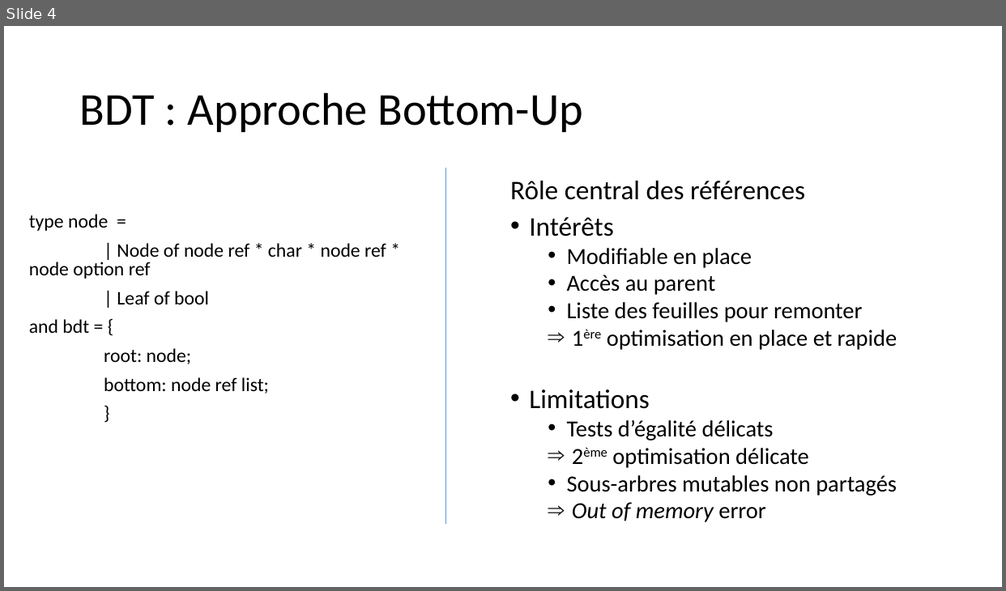
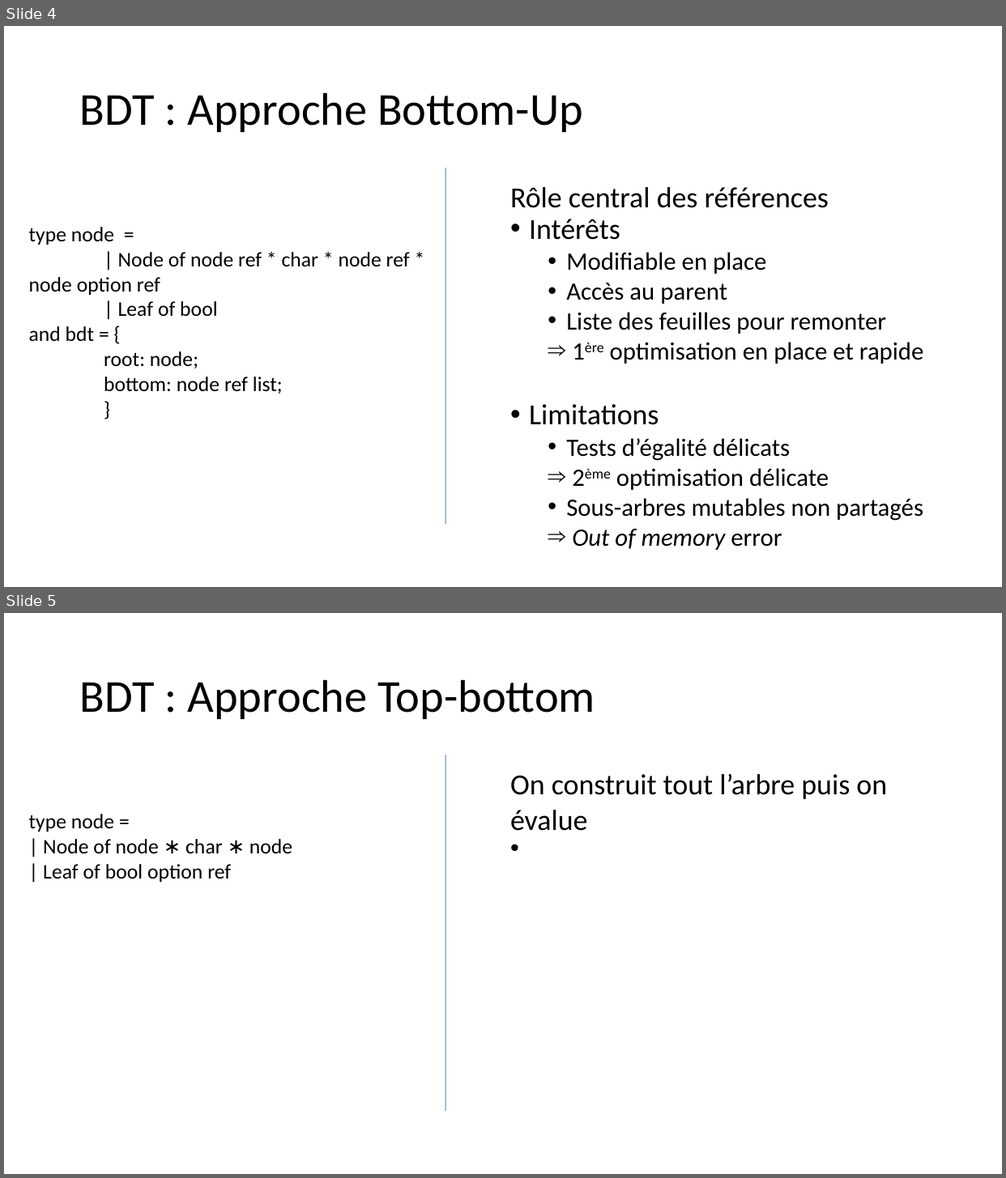
Before and after one commit to VinceDld/inf441_bdd_tetravex, a slide deck: Rapport/Soutenance orale.pptx. Shown one above the other, each under a label of ours: slide 4 before the commit, slides 4 and 5 after it. The pictures are 1006x591 and 1006x1178 pixels, drawn with LibreOffice and Linux fonts; fonts in the diff are those of the drawing. Boxes give left, top, right and bottom in pixels: in the first picture for what was removed or moved away, otherwise in the second. Text is boxed around its words. In the diff, an @@ line names an element or a change of style, - is before the commit and + after.

```diff
--- a/Rapport/Soutenance orale.pptx
+++ b/Rapport/Soutenance orale.pptx
@@ slide 5 added at box(4, 613, 1002, 1174), background #FFFFFF @@
@@ text added at box(80, 679, 595, 719), 44 pt, text #000000 @@
+BDT : Approche Top-bottom
@@ line added from (445, 756) to (445, 1112), #4B7EBC 0.75 pt @@
@@ text added at box(510, 773, 887, 831), 28 pt, text #000000 @@
+On construit tout l’arbre puis on évalue
@@ text added at box(29, 814, 292, 882), 20 pt, text #000000 @@
+type node =
+| Node of node ∗ char ∗ node
+| Leaf of bool option ref
@@ slide 4 changed as well @@
@@ text "type node =" at box(29, 227, 410, 394): size 18.5 to 20 pt; line spacing 0.8 to 1; less space between paragraphs @@
@@ line (445, 169) - (445, 525): stroke #5B9BD5 0.5 pt to #4B7EBC 0.75 pt @@
@@ text "Rôle central des références" at box(510, 187, 924, 550): size 25.9 to 28 pt in "Rôle central des références", "Intérêts", "Limitations"; size 22.2 to 24 pt in "Modifiable en place", "Accès au parent", "Liste des feuilles pour remonter", "1ère optimisation en place et rapide" and 4 more places; line spacing 0.8 to 1; less space between paragraphs; line spacing 0.8 to 0.9 @@
```
Also in this commit, not shown: 3 other slides changed, 3 other slides added.
